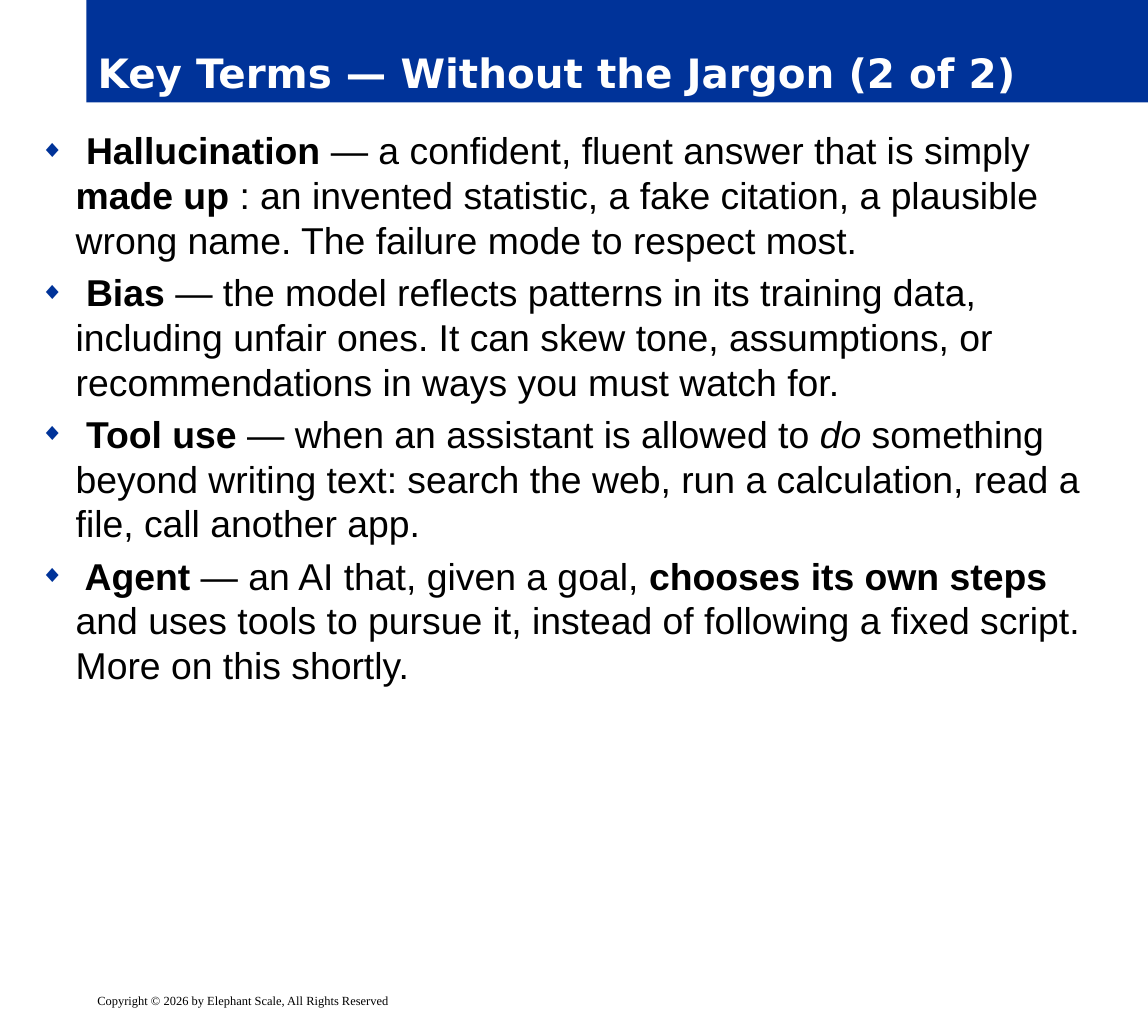
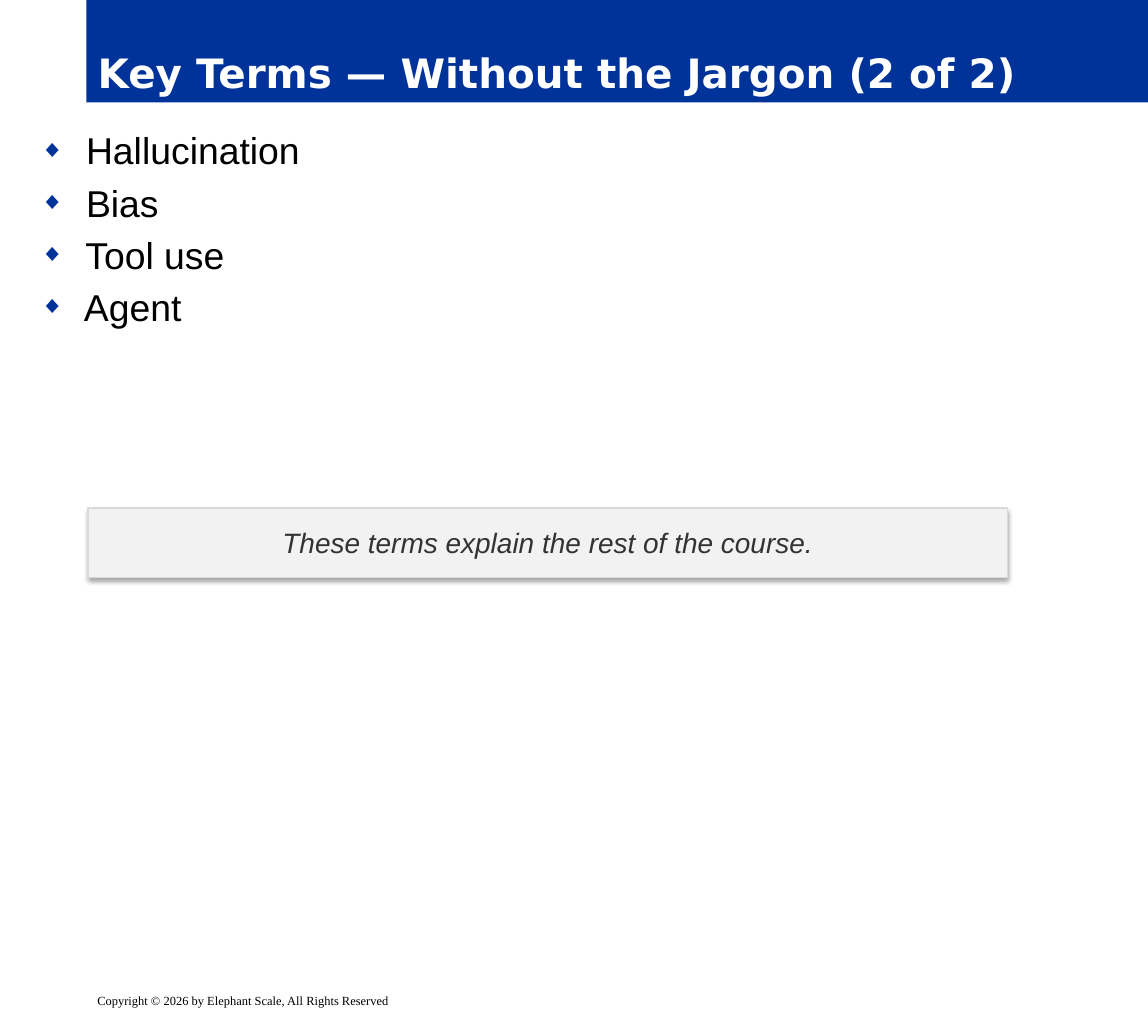
Before and after one commit to elephantscale/ai-automation-essentials, a slide deck: slide 7 of slides/release/01-foundations.pptx. Drawn at 1148x1016 pixels with LibreOffice and Linux fonts; fonts in the diff are those of the drawing; background and template pictures are left out. Boxes give left, top, right and bottom in pixels: in the first picture for what was removed or moved away, otherwise in the second. Text is boxed around its words. In the diff, an @@ line names an element or a change of style, - is before the commit and + after.

```diff
--- a/slides/release/01-foundations.pptx
+++ b/slides/release/01-foundations.pptx
@@ text at box(84, 137, 300, 329): text changed @@
-◆ Hallucination — a confident, fluent answer that is simply made up : an invented statistic, a fake citation, a plausible wrong name. The failure mode to respect most.
-◆ Bias — the model reflects patterns in its training data, including unfair ones. It can skew tone, assumptions, or recommendations in ways you must watch for.
-◆ Tool use — when an assistant is allowed to do something beyond writing text: search the web, run a calculation, read a file, call another app.
-◆ Agent — an AI that, given a goal, chooses its own steps and uses tools to pursue it, instead of following a fixed script. More on this shortly.
+◆ Hallucination
+◆ Bias
+◆ Tool use
+◆ Agent
@@ rectangle added at box(88, 508, 1008, 578), fill #F2F2F2, outline #D9D9D9 0.75 pt, 18 pt, text #333333, italic @@
+These terms explain the rest of the course.
```
Also in this commit, not shown: 21 other slides changed.
